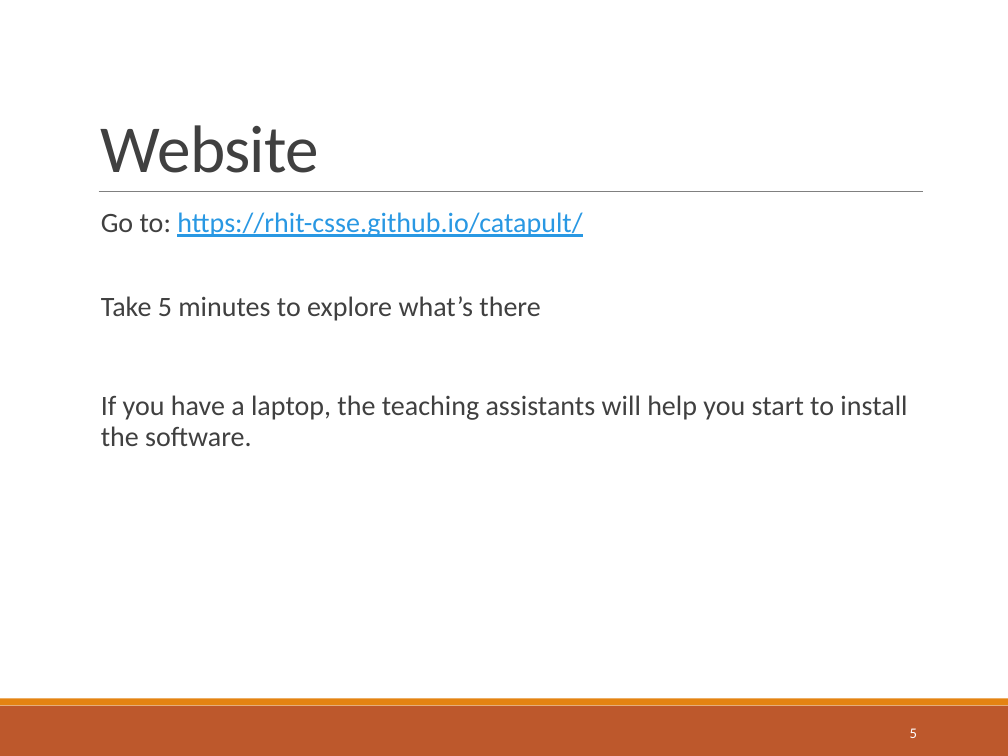
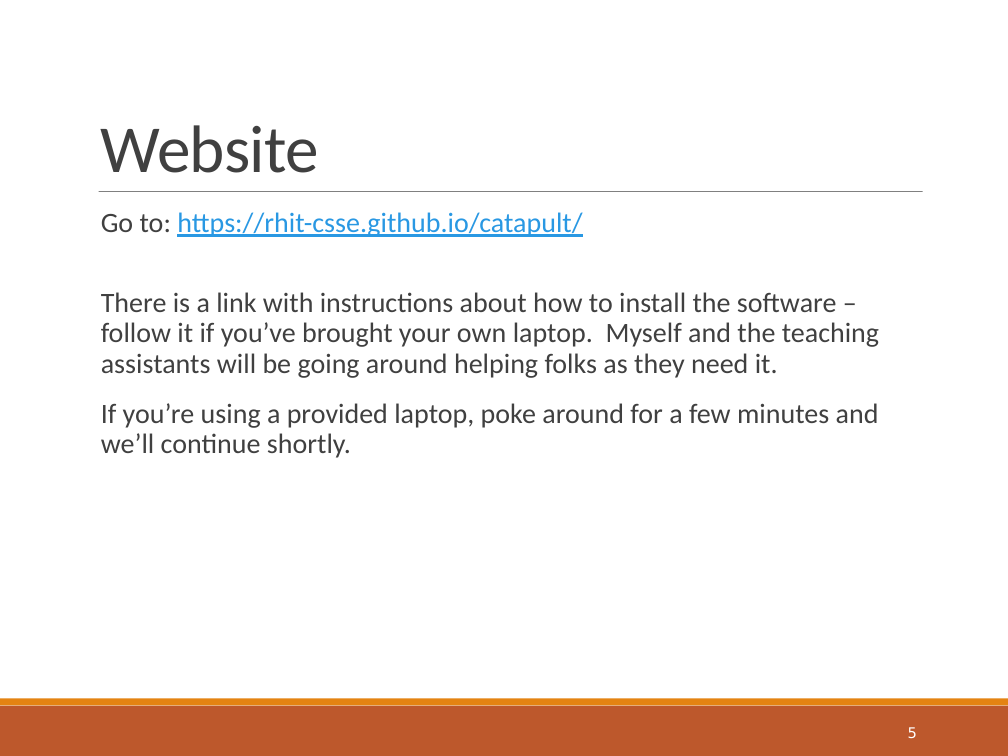
Before and after one commit to RHIT-CSSE/catapult, a slide deck: slide 5 of Sessions/00-MovingSmile/slides.pptx. Drawn at 1008x756 pixels with LibreOffice and Linux fonts; fonts in the diff are those of the drawing. Boxes give left, top, right and bottom in pixels: in the first picture for what was removed or moved away, otherwise in the second. Text is boxed around its words. In the diff, an @@ line names an element or a change of style, - is before the commit and + after.

Commit message:
updated slides

```diff
--- a/Sessions/00-MovingSmile/slides.pptx
+++ b/Sessions/00-MovingSmile/slides.pptx
@@ text at (101, 292, 879, 458): text changed @@
-  Take 5 minutes to explore what’s there
-  If you have a laptop, the teaching assistants will help you start to install the software.
+  There is a link with instructions about how to install the software – follow it if you’ve brought your own laptop. Myself and the teaching assistants will be going around helping folks as they need it.
+  If you’re using a provided laptop, poke around for a few minutes and we’ll continue shortly.
@@ page number at (908, 727, 917, 738): font Calibri to DejaVu Sans @@
```
Also in this commit, not shown: 9 other slides changed, 12 slides added, 14 slides removed.
